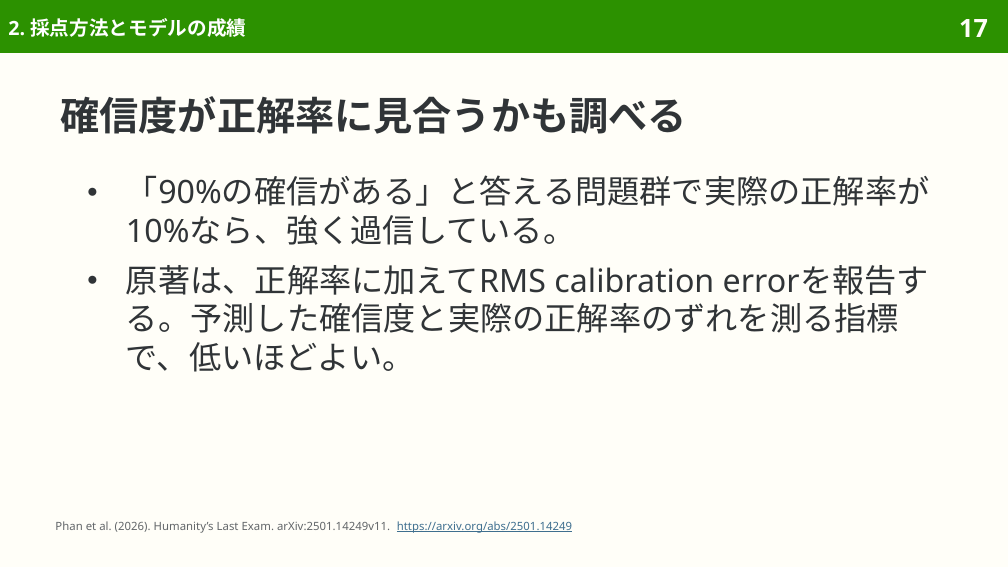
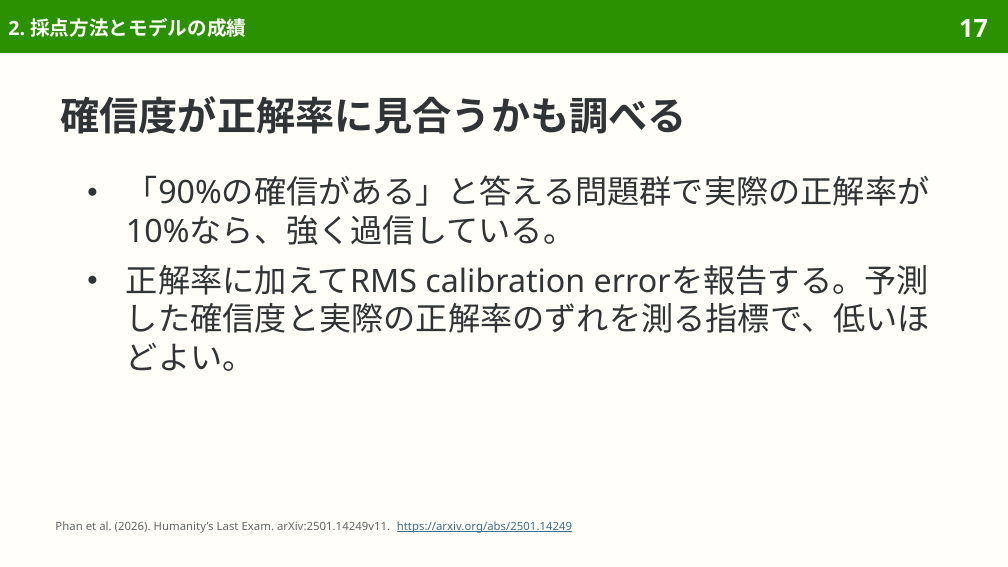
Before and after one commit to sasakiy84/datasets-in-10-minutes, a slide deck: slide 17 of slides/datasets-in-10-minutes-hle.pptx. Drawn at 1008x567 pixels with LibreOffice and Linux fonts; fonts in the diff are those of the drawing. Boxes give left, top, right and bottom in pixels: in the first picture for what was removed or moved away, otherwise in the second. Text is boxed around its words. In the diff, an @@ line names an element or a change of style, - is before the commit and + after.

Commit message:
slides(hle): refine Japanese wording and pair translations

```diff
--- a/slides/datasets-in-10-minutes-hle.pptx
+++ b/slides/datasets-in-10-minutes-hle.pptx
@@ text at (126, 265, 930, 371): text changed @@
-● 原著は、正解率に加えてRMS calibration errorを報告する。予測した確信度と実際の正解率のずれを測る指標で、低いほどよい。
+● 正解率に加えてRMS calibration errorを報告する。予測した確信度と実際の正解率のずれを測る指標で、低いほどよい。
```
Also in this commit, not shown: 9 other slides changed, 4 other files.
